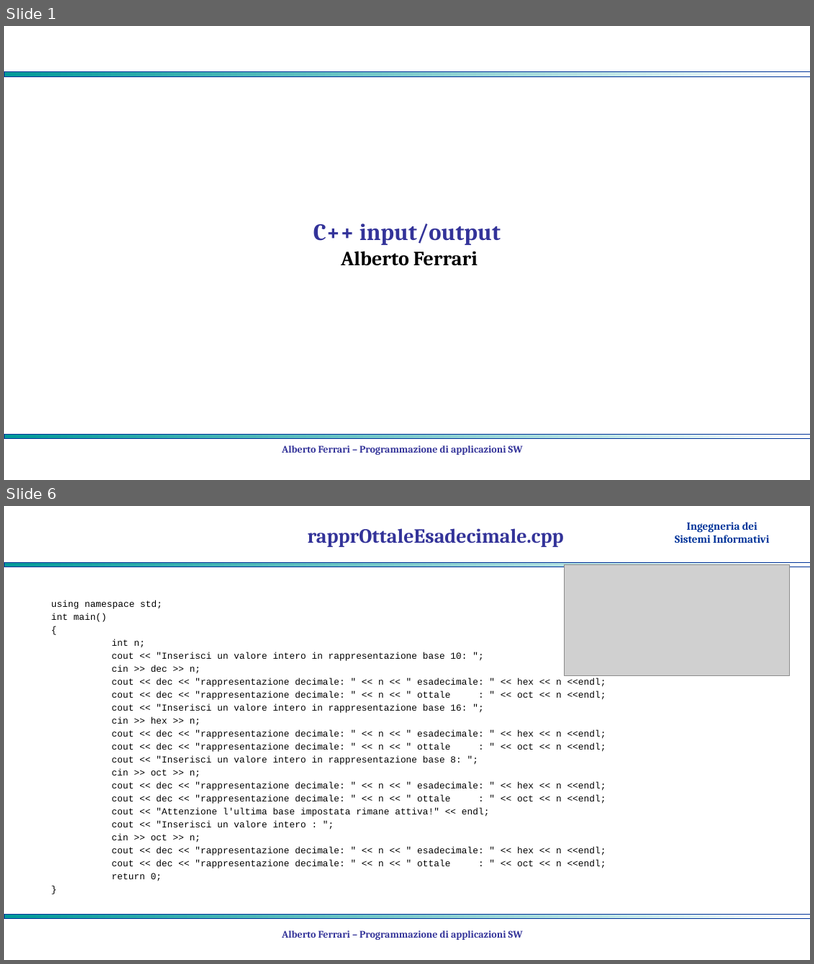
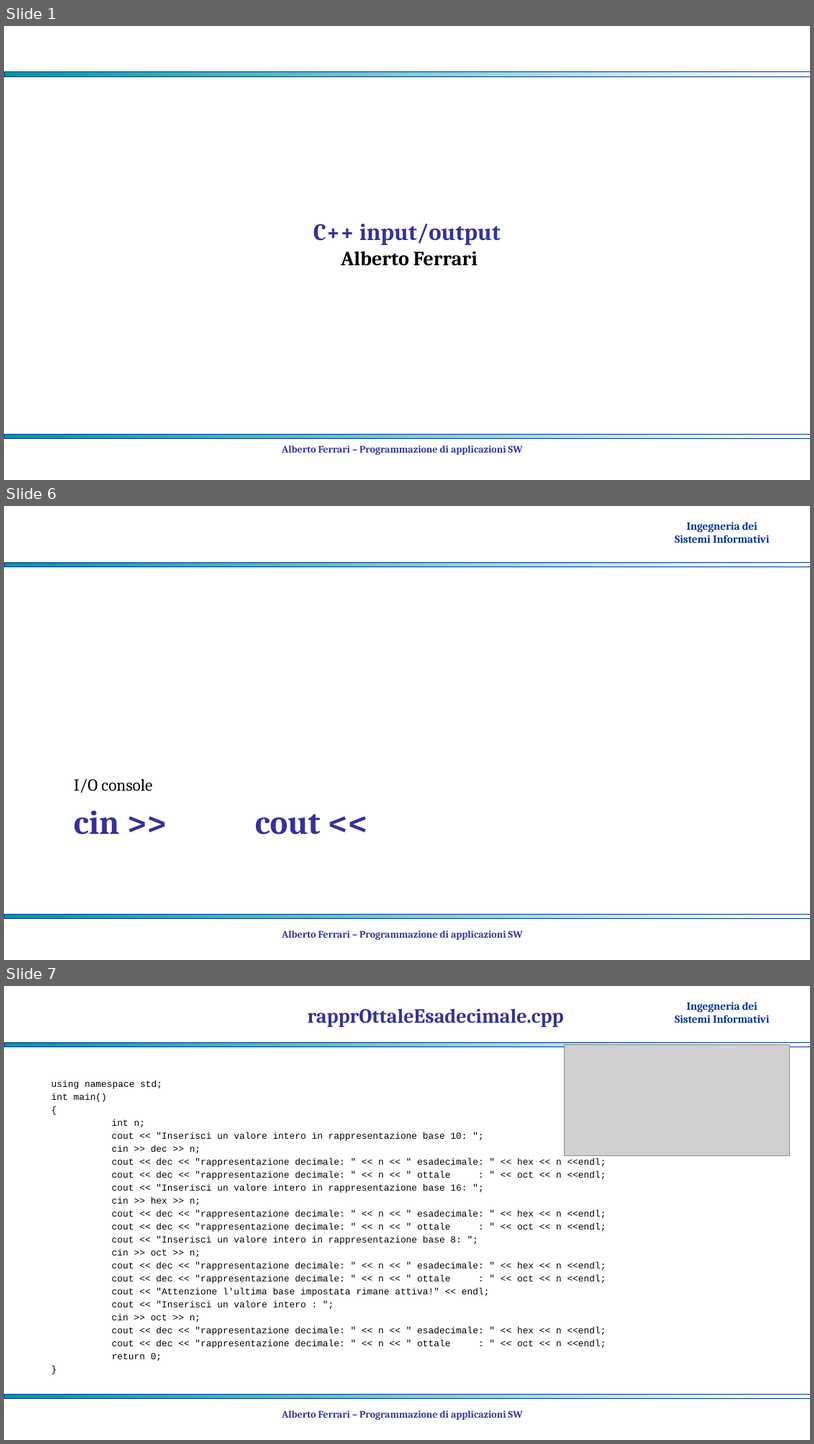
Before and after one commit to albertoferrari/pasw, a slide deck: lezioni/PASW03c - C++ input output.pptx. Shown one above the other, each under a label of ours: slides 1 and 6 before the commit, slides 1, 6 and 7 after it; the slides between them are not shown. The pictures are 814x964 and 814x1444 pixels, drawn with LibreOffice and Linux fonts; fonts in the diff are those of the drawing; grey boxes stand for pictures; background and template pictures are left out. Boxes give left, top, right and bottom in pixels: in the first picture for what was removed or moved away, otherwise in the second. Text is boxed around its words. In the diff, an @@ line names an element or a change of style, - is before the commit and + after.

```diff
--- a/lezioni/PASW03c - C++ input output.pptx
+++ b/lezioni/PASW03c - C++ input output.pptx
@@ slide 6 added at box(4, 506, 810, 960), background #FFFFFF; not listed: 3 template elements that a slide beside it also shows @@
@@ text added at box(74, 778, 152, 793), 20 pt, text #000000 @@
+I/O console
@@ title added at box(74, 810, 321, 834), 40 pt, text #333399, bold @@
+cin >> cout <<
@@ text added at box(282, 930, 523, 939), 12 pt, text #333399, bold @@
+Alberto Ferrari – Programmazione di applicazioni SW
@@ what was slide 6 is now slide 7 @@
```
Also in this commit, not shown: 4 slides changed, 7 other slides added, 1 other file.
